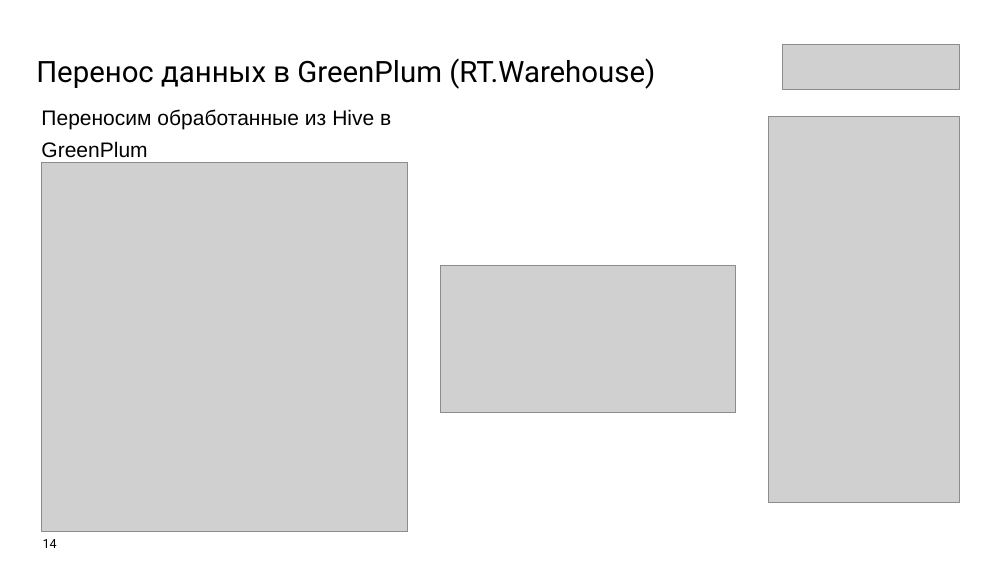
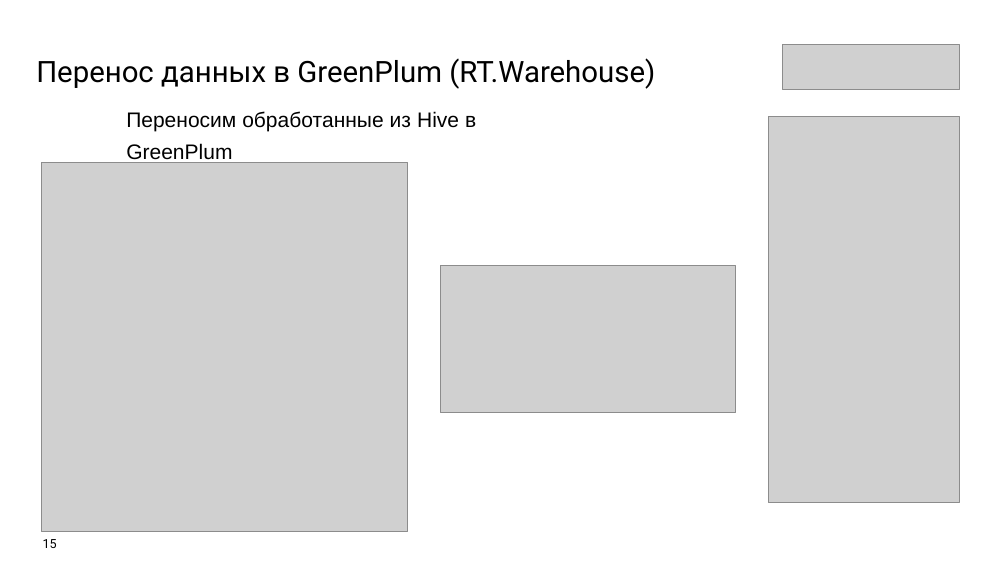
Before and after one commit to Olmeor/Data-engineer_Rostelecom_programming_school, a slide deck: slide 15 of Сertification/presentation.pptx (slide 14 before the commit). Drawn at 1008x567 pixels with LibreOffice and Linux fonts; fonts in the diff are those of the drawing; grey boxes stand for pictures. Boxes give left, top, right and bottom in pixels: in the first picture for what was removed or moved away, otherwise in the second. Text is boxed around its words. In the diff, an @@ line names an element or a change of style, - is before the commit and + after.

```diff
--- a/Сertification/presentation.pptx
+++ b/Сertification/presentation.pptx
@@ text "Переносим обработанные из Hive в ...": place and size @@
-text "Переносим обработанные из Hive в ..." at <box>41,109,391,158</box>
+text "Переносим обработанные из Hive в ..." at <box>126,111,476,163</box>
@@ page number at <box>43,539,57,548</box>: text changed @@
-14
+15
```
Also in this commit, not shown: 3 other slides changed, 4 slides added, 1 slide removed, 4 other files.
